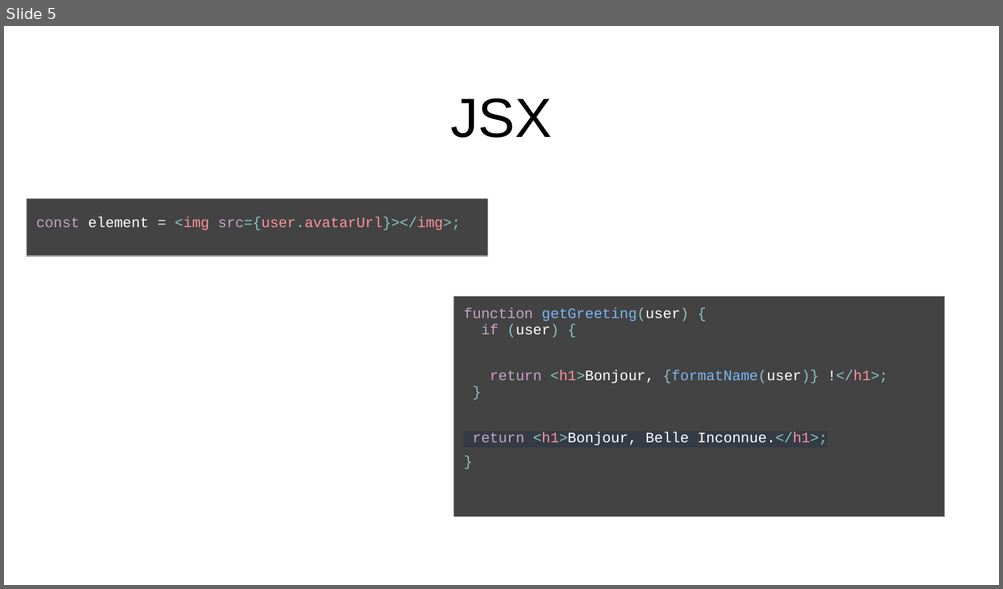
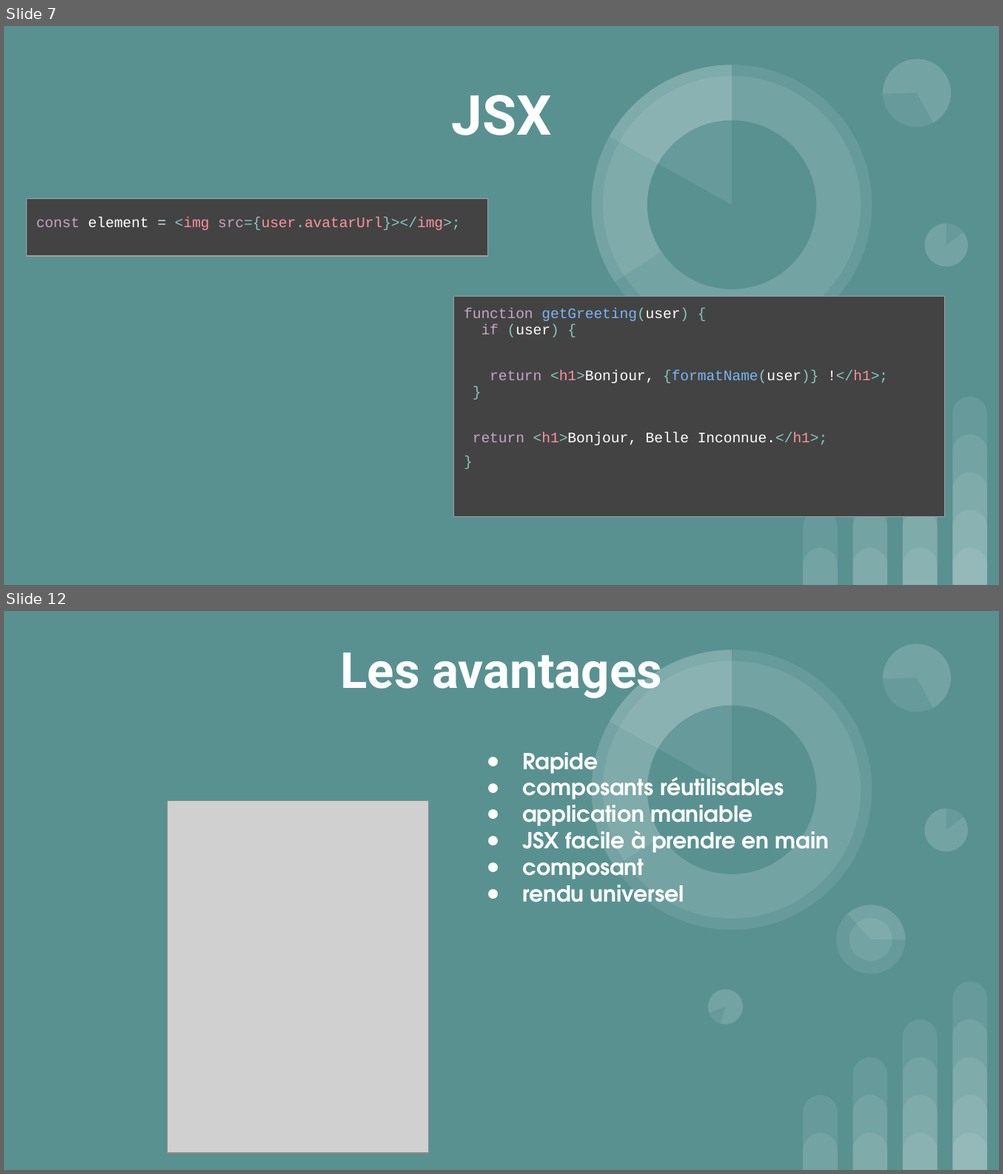
Before and after one commit to FXpel/IFI_React, a slide deck: cours/IFI_React.pptx. Shown one above the other, each under a label of ours: slide 5 before the commit, slides 7 and 12 after it; the slides between them are not shown. The pictures are 1003x589 and 1003x1174 pixels, drawn with LibreOffice and Linux fonts; fonts in the diff are those of the drawing; grey boxes stand for pictures. Boxes give left, top, right and bottom in pixels: in the first picture for what was removed or moved away, otherwise in the second. Text is boxed around its words. In the diff, an @@ line names an element or a change of style, - is before the commit and + after.

```diff
--- a/cours/IFI_React.pptx
+++ b/cours/IFI_React.pptx
@@ slide 12 added at (4,611,999,1170), background #599191; not listed: 28 template elements that a slide beside it also shows @@
@@ title added at (341,652,661,700), 36 pt, text #FFFFFF, bold @@
+Les avantages
@@ text added at (522,752,829,903), 16 pt, text #FFFFFF, bold @@
+● Rapide
+● composants réutilisables
+● application maniable
+● JSX facile à prendre en main
+● composant
+● rendu universel
@@ picture added at (167,801,429,1153) @@
@@ what was slide 5 is now slide 7 @@
@@ slide 7 changed as well @@
@@ background #FFFFFF to #599191 @@
@@ title "JSX" at (452,95,552,136): font Arial to Roboto, text colour #000000 to #FFFFFF, bold on; vertical alignment bottom to middle @@
@@ group added at (552,26,967,383): 5 ellipses, 4 pie slice (boxed as its full ellipse)s @@
@@ table at (453,297,944,585) @@
@@ highlight #353B45 to none in "return <h1>Bonjour, Belle Inconnue.</h1>;" @@
@@ group added at (802,397,987,585): 14 round same rects @@
```
Also in this commit, not shown: 7 other slides changed, 6 other slides added, 3 slides removed, 1 other file.
